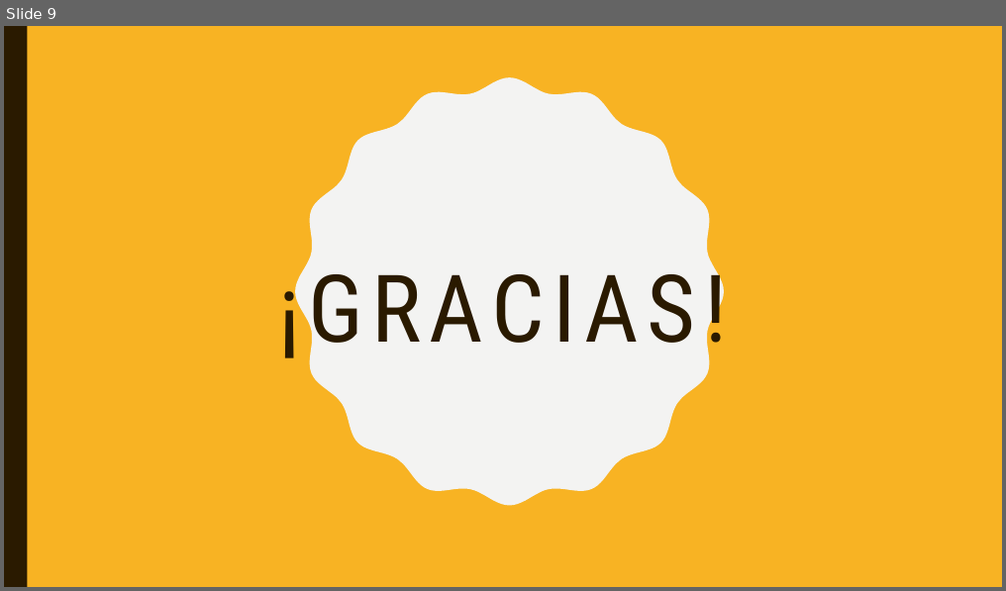
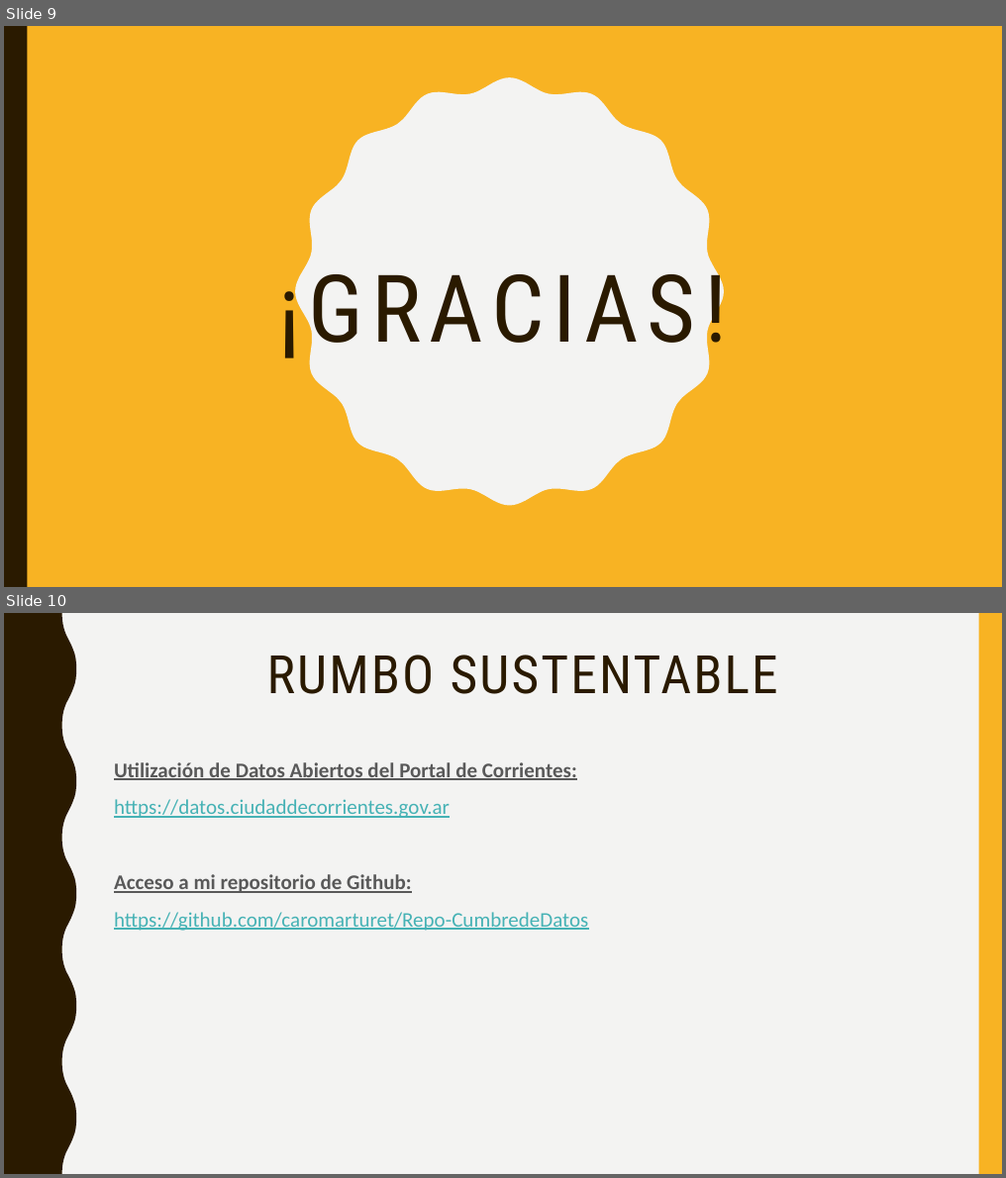
Before and after one commit to caromarturet/Repo-CumbredeDatos, a slide deck: Presentación/Marturet_Presentacion_RumboSustentable.pptx. Shown one above the other, each under a label of ours: slide 9 before the commit, slides 9 and 10 after it. The pictures are 1006x591 and 1006x1178 pixels, drawn with LibreOffice and Linux fonts; fonts in the diff are those of the drawing. Boxes give left, top, right and bottom in pixels: in the first picture for what was removed or moved away, otherwise in the second. Text is boxed around its words. In the diff, an @@ line names an element or a change of style, - is before the commit and + after.

Commit message:
Carpeta de la presentación

```diff
--- a/Presentación/Marturet_Presentacion_RumboSustentable.pptx
+++ b/Presentación/Marturet_Presentacion_RumboSustentable.pptx
@@ slide 10 added at [4,613,1002,1174], background #F3F3F2 @@
@@ freeform shape added at [4,613,76,1174], fill #2A1A00 @@
@@ rectangle added at [979,613,1002,1174], fill #F8B323 @@
@@ title added at [267,655,778,694], 51 pt, text #2A1A00 @@
+RUMBO SUSTENTABLE
@@ text added at [114,762,588,931], 20 pt, text #46B2B5, underline @@
+Utilización de Datos Abiertos del Portal de Corrientes:
+https://datos.ciudaddecorrientes.gov.ar
+Acceso a mi repositorio de Github:
+https://github.com/caromarturet/Repo-CumbredeDatos
```
